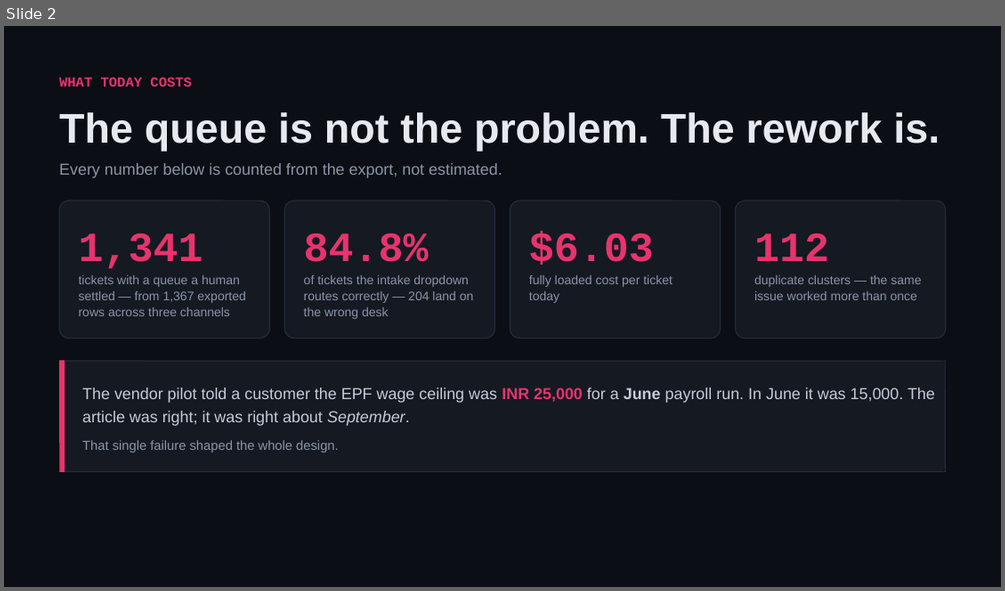
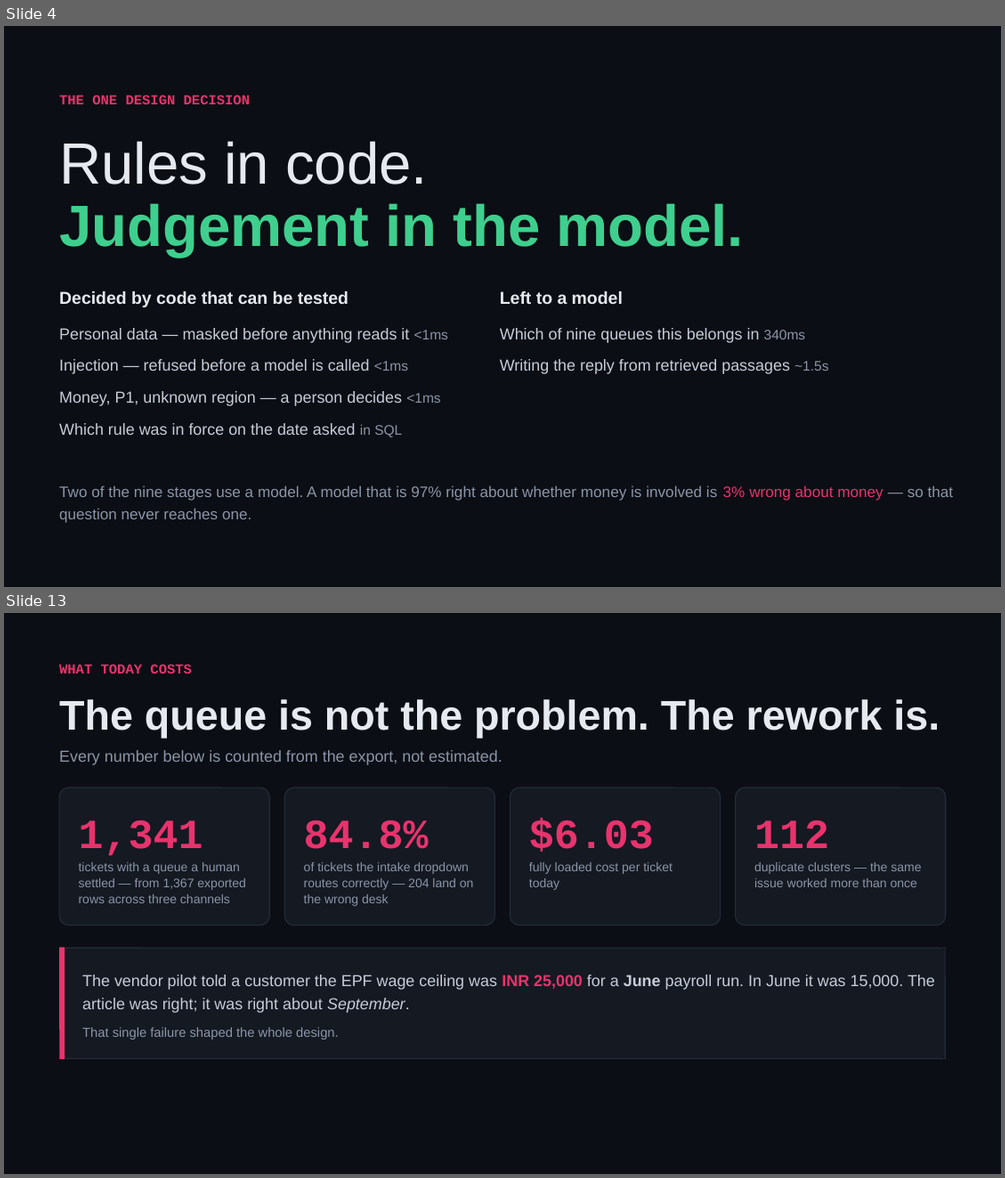
Before and after one commit to shivam-25/ramco-payce-pilot, a slide deck: docs/deck/ramco-payce-pilot.pptx. Shown one above the other, each under a label of ours: slide 2 before the commit, slides 4 and 13 after it; the slides between them are not shown. The pictures are 1005x591 and 1005x1178 pixels, drawn with LibreOffice and Linux fonts; fonts in the diff are those of the drawing. Boxes give left, top, right and bottom in pixels: in the first picture for what was removed or moved away, otherwise in the second. Text is boxed around its words. In the diff, an @@ line names an element or a change of style, - is before the commit and + after.

```diff
--- a/docs/deck/ramco-payce-pilot.pptx
+++ b/docs/deck/ramco-payce-pilot.pptx
@@ slide 4 added at [4, 26, 1001, 587], background #0B0E14 @@
@@ text added at [59, 95, 250, 104], 10 pt, text #E8336D, bold @@
+THE ONE DESIGN DECISION
@@ text added at [59, 141, 744, 257], 42 pt, text #3ECF8E, bold @@
+Rules in code.
+Judgement in the model.
@@ text added at [59, 291, 348, 307], 12.5 pt, text #E6E9EF, bold @@
+Decided by code that can be tested
@@ text added at [500, 291, 623, 304], 12.5 pt, text #E6E9EF, bold @@
+Left to a model
@@ text added at [59, 328, 448, 343], 11.5 pt, text #C6CCD8 @@
+Personal data — masked before anything reads it <1ms
@@ text added at [500, 328, 806, 343], 11.5 pt, text #C6CCD8 @@
+Which of nine queues this belongs in 340ms
@@ text added at [59, 359, 408, 374], 11.5 pt, text #C6CCD8 @@
+Injection — refused before a model is called <1ms
@@ text added at [500, 359, 828, 374], 11.5 pt, text #C6CCD8 @@
+Writing the reply from retrieved passages ~1.5s
@@ text added at [59, 391, 440, 406], 11.5 pt, text #C6CCD8 @@
+Money, P1, unknown region — a person decides <1ms
@@ text added at [59, 423, 402, 437], 11.5 pt, text #C6CCD8 @@
+Which rule was in force on the date asked in SQL
@@ text added at [59, 485, 954, 523], 11 pt, text #8B95A7 @@
+Two of the nine stages use a model. A model that is 97% right about whether money is involved is 3% wrong about money — so that question never reaches one.
@@ what was slide 2 is now slide 13 @@
```
Also in this commit, not shown: 11 other slides added, 1 slide removed, 32 other files.
